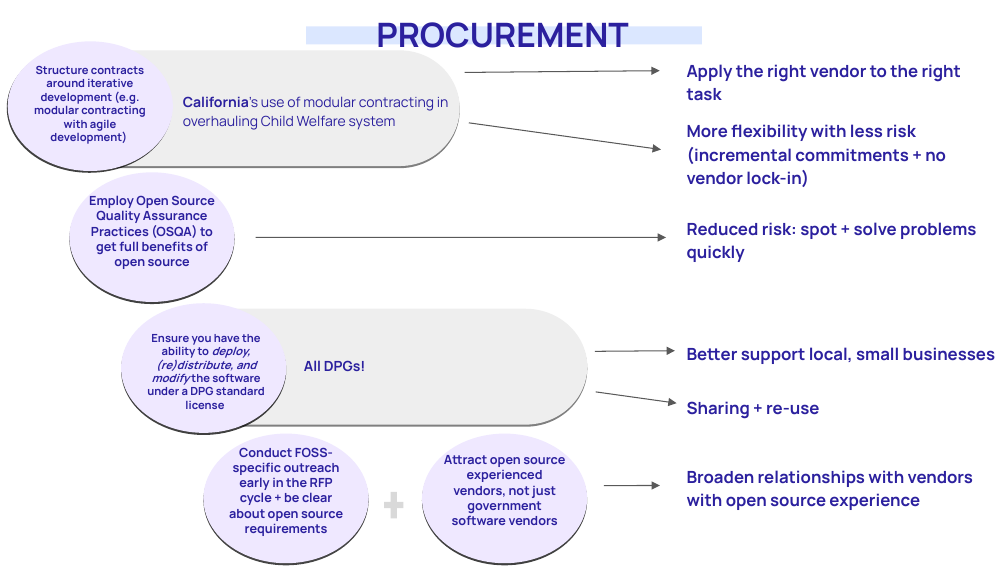
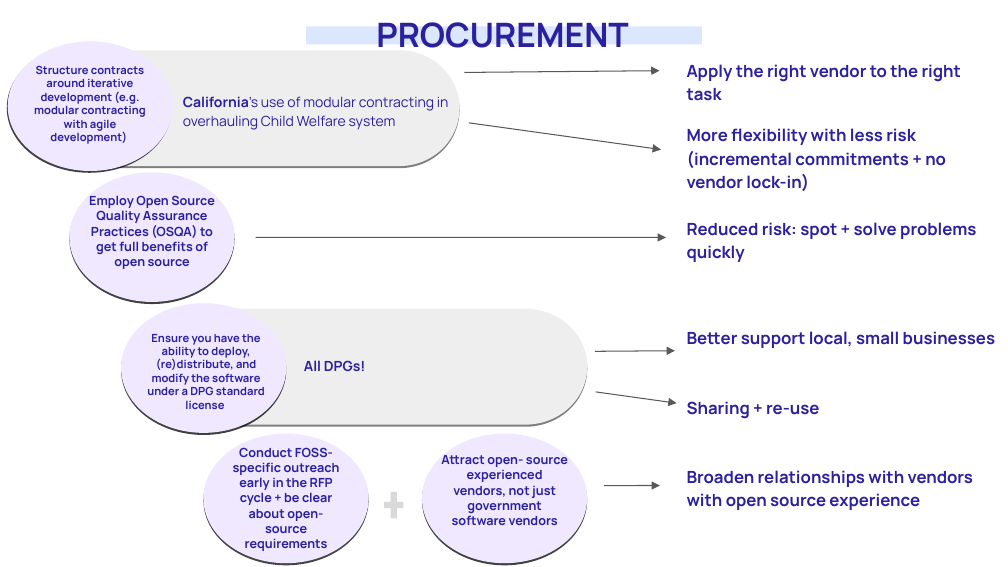
Before and after one commit to unicef/publicgoods-toolkit, a slide deck: slide 9 of dpg-toolkit-overview.odp. Drawn at 1008x567 pixels with LibreOffice and Linux fonts; fonts in the diff are those of the drawing. Boxes give left, top, right and bottom in pixels: in the first picture for what was removed or moved away, otherwise in the second. Text is boxed around its words. In the diff, an @@ line names an element or a change of style, - is before the commit and + after.

Commit message:
Formatting update to slides
Fixed issues due to older version of LibreOffice. This version created with LibreOffice 7.2.2.

Hyphenated open source when used as a qualifier.

```diff
--- a/dpg-toolkit-overview.odp
+++ b/dpg-toolkit-overview.odp
@@ text "More flexibility with less risk ...": place and size @@
-text "More flexibility with less risk ..." at box(687, 124, 946, 187)
+text "More flexibility with less risk ..." at box(687, 128, 946, 191)
@@ text "Ensure you have the ability ..." at box(147, 334, 265, 409): italic off in "deploy, (re)distribute, and modify" @@
@@ text "Better support local, small businesses": place and size @@
-text "Better support local, small businesses" at box(687, 347, 995, 364)
+text "Better support local, small businesses" at box(687, 331, 995, 348)
@@ text at box(233, 447, 340, 551): text changed @@
-Conduct FOSS-specific outreach early in the RFP cycle + be clear about open source requirements
+Conduct FOSS-specific outreach early in the RFP cycle + be clear about open-source requirements
@@ text at box(441, 455, 568, 525): text changed @@
-Attract open source experienced vendors, not just government software vendors
+Attract open- source experienced vendors, not just government software vendors
```
Also in this commit, not shown: 8 other slides changed, 1 other file.
